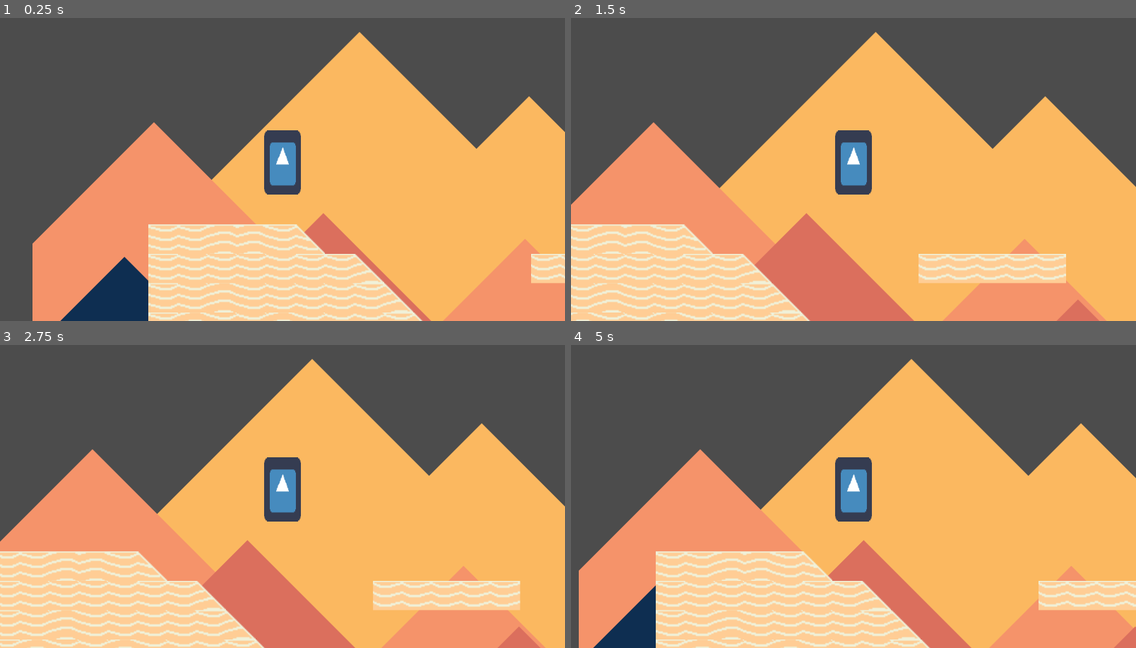
Above: before the commit, frames 1-4 (two rows, left to right).
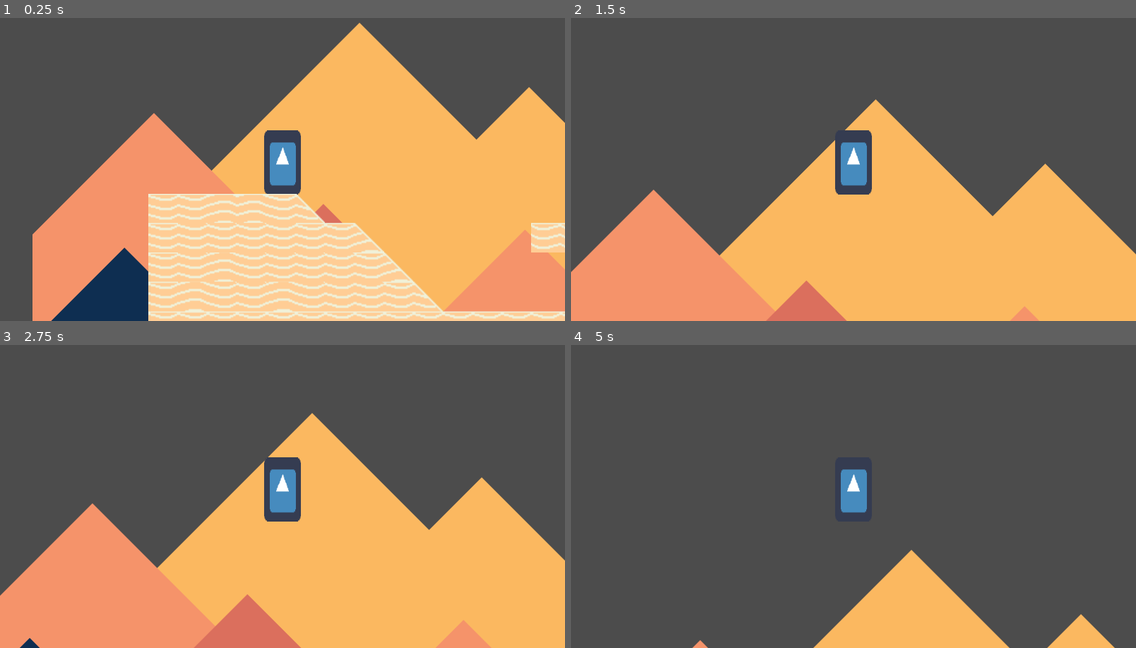
Above: after the commit, the same moments.

Repository: Streamfire/LeapDayPlatformer
Game: Godot game, scene res://internal/scenes/Main.tscn
Same seed, same stepped clock (60 frames per second), same inputs: the game is played once before the commit and once after it. The engine's default icon, where the game draws it, is replaced by a stand-in: a white triangle on a blue panel in a dark square.
Inputs:
- Up to frame 1 (0.25 s): no input
- Up to frame 2 (1.5 s): tap Enter at 0.5 s; hold D (Move_Right) 0.53-1.28 s; tap Space (Move_Jump) at 0.6, 0.77, 1.07, 1.35 s; hold A (Move_Left) from 1.28 s (still down)
- Up to frame 3 (2.75 s): tap Space (Move_Jump) at 1.52, 1.82, 2.1 s; release A (Move_Left) at 2.03 s; hold D (Move_Right) from 2.03 s (still down)
- Up to frame 4 (5 s): tap Space (Move_Jump) at 2.85, 3.02, 3.32, 3.6, 3.77, 4.07, 4.35, 4.52, 4.82 s; release D (Move_Right) at 3.53 s; hold A (Move_Left) from 3.53 s (still down)

The runs differ from the first frame. In frame 1, 16% of the frame differs, in the area x 5-100%, y 1-100%; in frame 2, 42%; in frame 3, 38%; in frame 4, 60%, in the area x 1-100%, y 4-100%.

Commit message:
beschissenes jumping

Diff:
--- a/internal/scenes/Main.tscn
+++ b/internal/scenes/Main.tscn
@@ -10,7 +10,8 @@
 MoveSpeed = 15000.0
 Acceleration = 0.1
 Deacceleration = 0.5
-gravity = 980.0
+jumpForce = 125000.0
+gravity = 20000.0
 
 [node name="Camera2D" type="Camera2D" parent="Player"]
 current = true
--- a/internal/scripts/PlayerController.gd
+++ b/internal/scripts/PlayerController.gd
@@ -5,8 +5,8 @@
 export(float) var Acceleration = 0.2
 export(float) var Deacceleration = 0.7
 #jumping
-export(float) var jumpForce=250.0
-export(float) var gravity=200.0
+export(float) var jumpForce=25000.0
+export(float) var gravity=2000.0
 
 
 var inputMotion = Vector2()
@@ -27,6 +27,10 @@
 	else:
 		inputMotion.x=0
 
+	if Input.is_action_just_pressed("Move_Jump"):
+		velocity.y = -jumpForce
+
+
 
 func _physics_process(delta):
 	if inputMotion.x != 0:
@@ -34,5 +38,10 @@
 	else:
 		velocity.x = lerp(velocity.x, 0, Deacceleration)
 
+
+	velocity.y +=gravity
+	if velocity.y > gravity:
+		velocity.y= gravity
+
 	move_and_slide(velocity*delta)
 	pass
